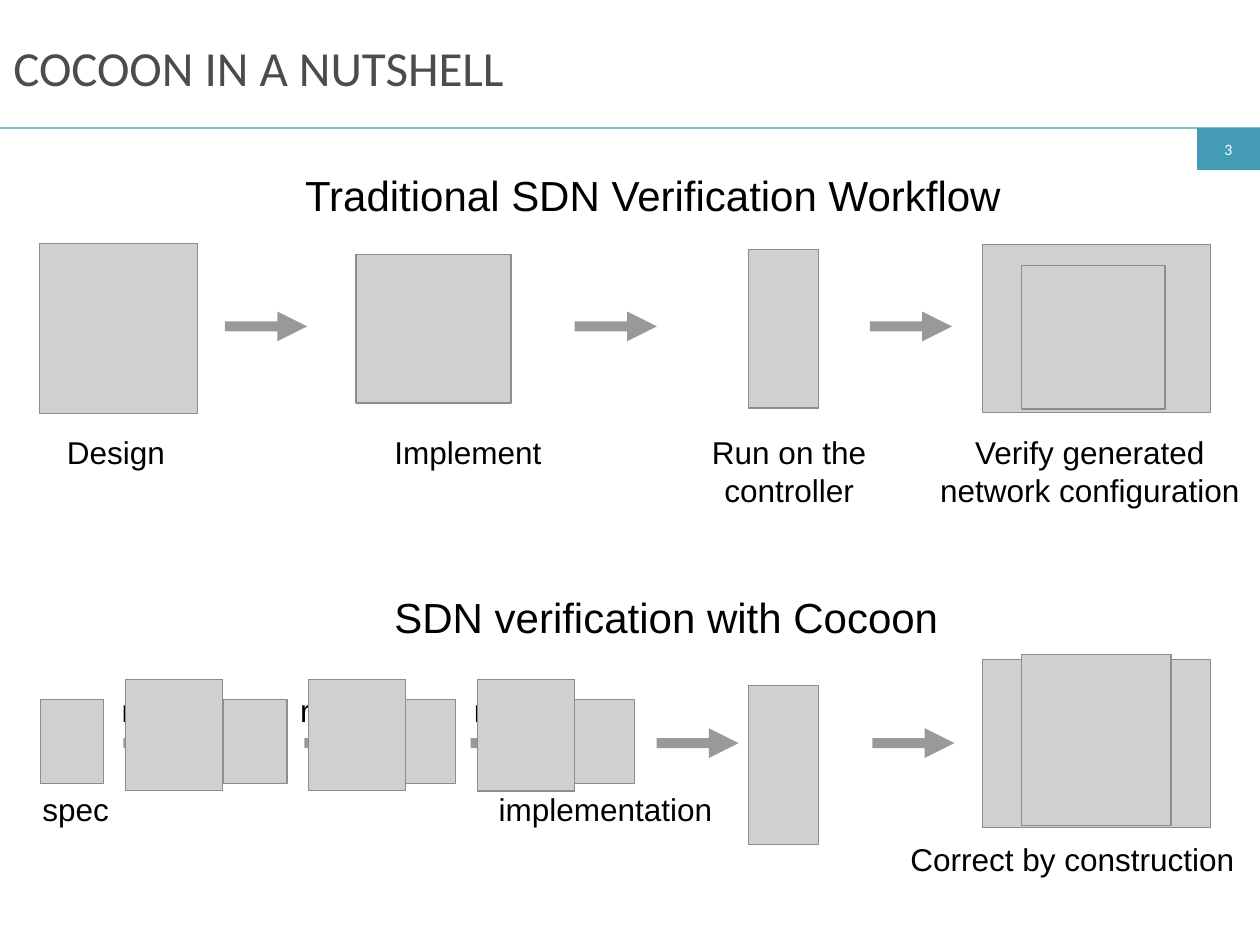
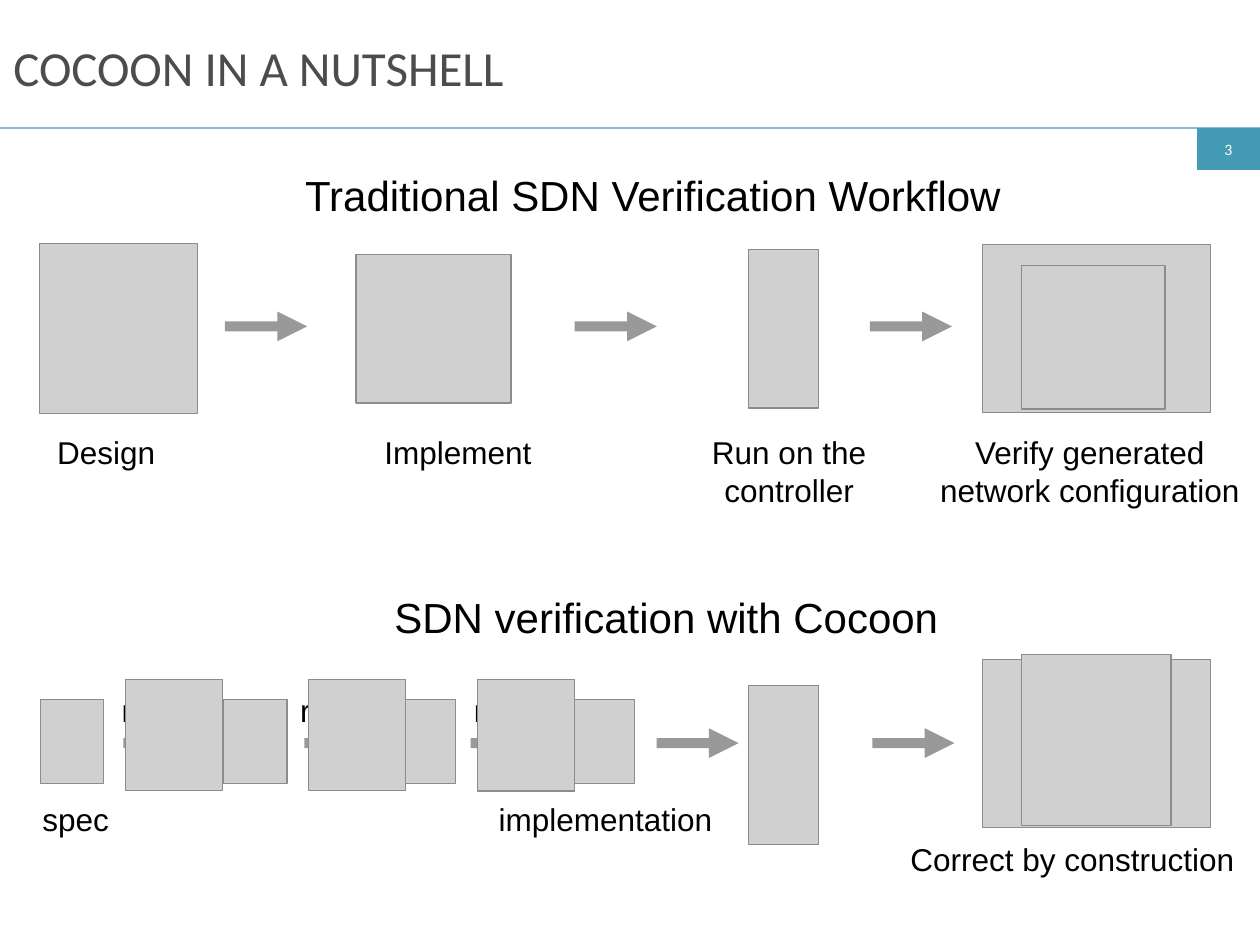
Before and after one commit to ryzhyk/cocoon, a slide deck: slide 3 of doc/netpl16/talk/cocoon.odp. Drawn at 1260x945 pixels with LibreOffice and Linux fonts; fonts in the diff are those of the drawing; grey boxes stand for pictures. Boxes give left, top, right and bottom in pixels: in the first picture for what was removed or moved away, otherwise in the second. Text is boxed around its words. In the diff, an @@ line names an element or a change of style, - is before the commit and + after.

```diff
--- a/doc/netpl16/talk/cocoon.odp
+++ b/doc/netpl16/talk/cocoon.odp
@@ text "Design": place and size @@
-text "Design" at [67,441,165,470]
+text "Design" at [57,441,155,470]
@@ text "Implement": place and size @@
-text "Implement" at [394,441,541,470]
+text "Implement" at [384,441,531,470]
@@ text "spec": place and size @@
-text "spec" at [42,804,108,827]
+text "spec" at [42,814,108,837]
@@ text "implementation": place and size @@
-text "implementation" at [499,798,713,827]
+text "implementation" at [499,808,713,837]
```
Also in this commit, not shown: 2 other slides changed, 14 slides added, 9 slides removed.
